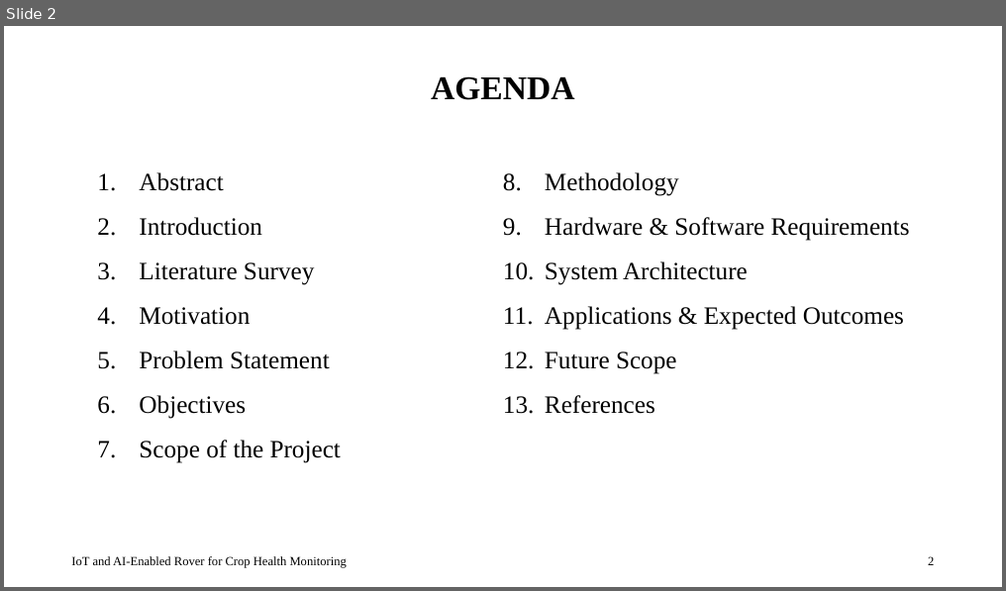
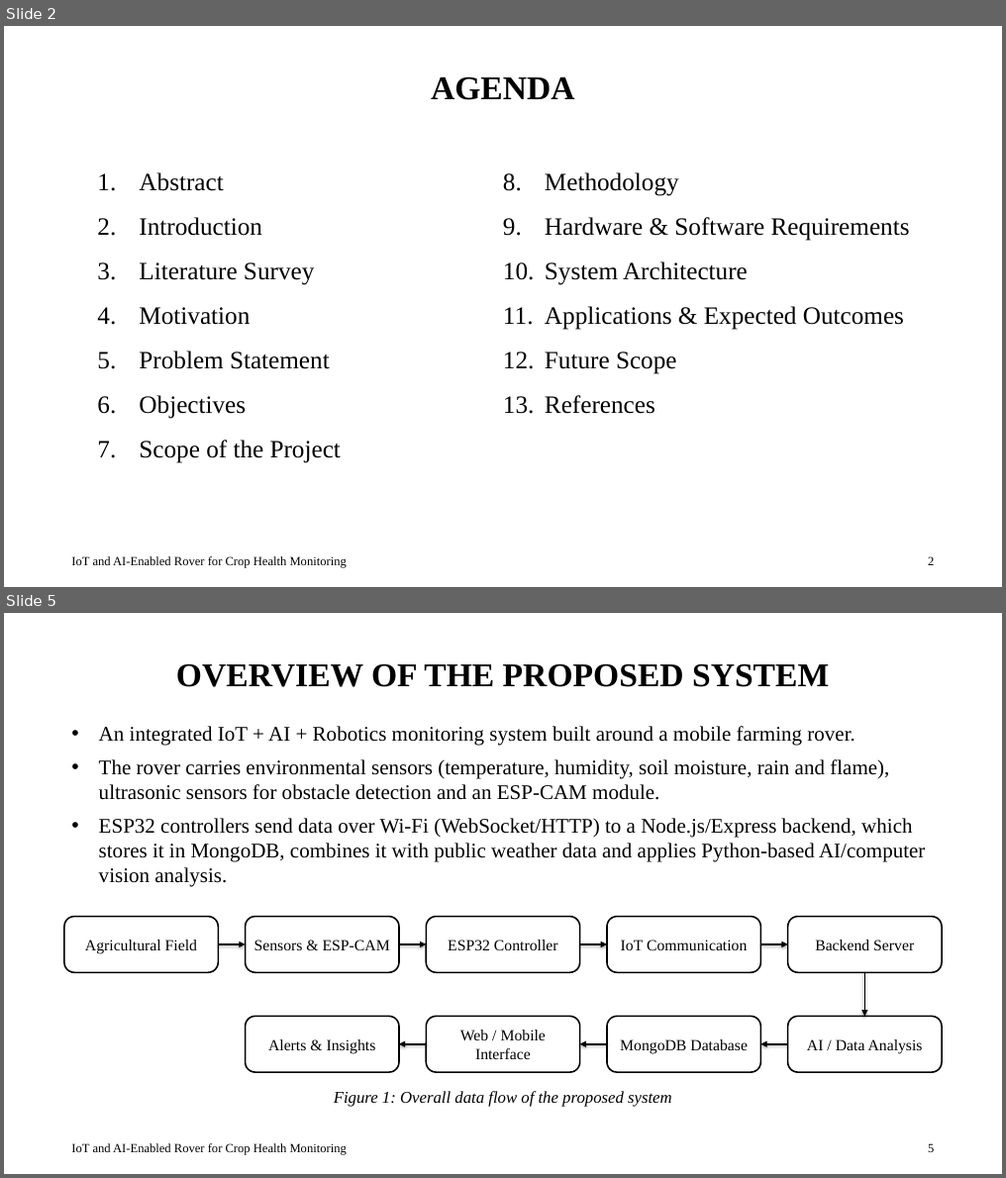
Before and after one commit to shreymusician/mini-project, a slide deck: presentation/Final PPT.pptx. Shown one above the other, each under a label of ours: slide 2 before the commit, slides 2 and 5 after it; the slides between them are not shown. The pictures are 1006x591 and 1006x1178 pixels, drawn with LibreOffice and Linux fonts; fonts in the diff are those of the drawing. Boxes give left, top, right and bottom in pixels: in the first picture for what was removed or moved away, otherwise in the second. Text is boxed around its words. In the diff, an @@ line names an element or a change of style, - is before the commit and + after.

Commit message:
Overview

```diff
--- a/presentation/Final PPT.pptx
+++ b/presentation/Final PPT.pptx
@@ slide 5 added at [4,613,1002,1174], background #FFFFFF @@
@@ title added at [176,663,829,687], 32 pt, text #000000, bold @@
+OVERVIEW OF THE PROPOSED SYSTEM
@@ text added at [99,726,925,887], 20 pt, text #000000 @@
+• An integrated IoT + AI + Robotics monitoring system built around a mobile farming rover.
+• The rover carries environmental sensors (temperature, humidity, soil moisture, rain and flame), ultrasonic sensors for obstacle detection and an ESP-CAM module.
+• ESP32 controllers send data over Wi-Fi (WebSocket/HTTP) to a Node.js/Express backend, which stores it in MongoDB, combines it with public weather data and applies Python-based AI/computer vision analysis.
@@ group added at [64,917,943,1072]: 9 rounded rectangles, 8 arrows @@
+Agricultural Field
+Sensors & ESP-CAM
+ESP32 Controller
+IoT Communication
+Backend Server
+AI / Data Analysis
+MongoDB Database
+Web / Mobile Interface
+Alerts & Insights
@@ text added at [334,1091,672,1107], 16 pt, text #000000, italic @@
+Figure 1: Overall data flow of the proposed system
@@ text added at [71,1144,347,1156], 12 pt, text #000000 @@
+IoT and AI-Enabled Rover for Crop Health Monitoring
@@ page number added at [928,1144,934,1153], 12 pt, text #000000 @@
+5
```
Also in this commit, not shown: 2 other slides added, 2 slides removed.
